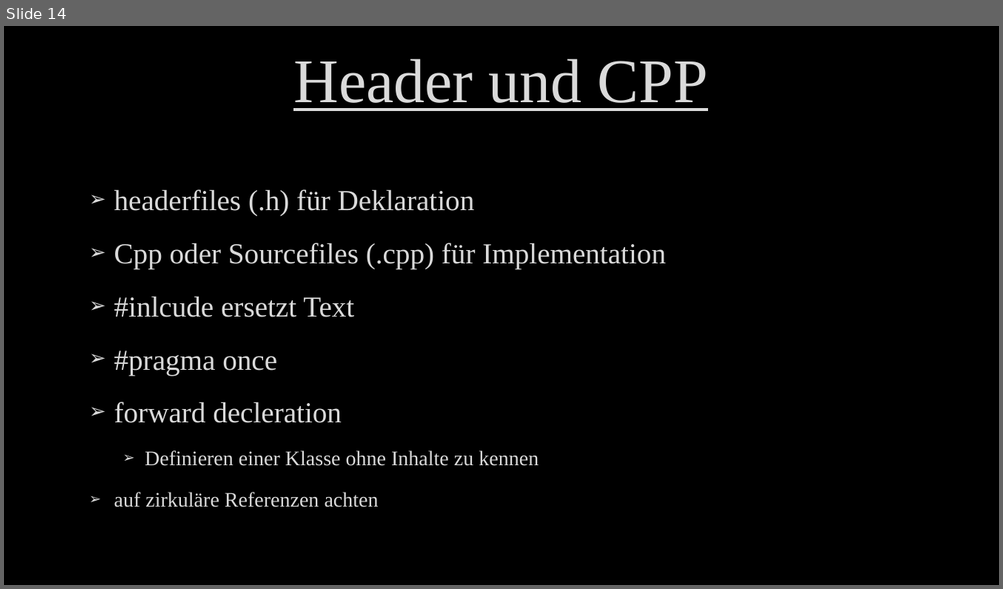
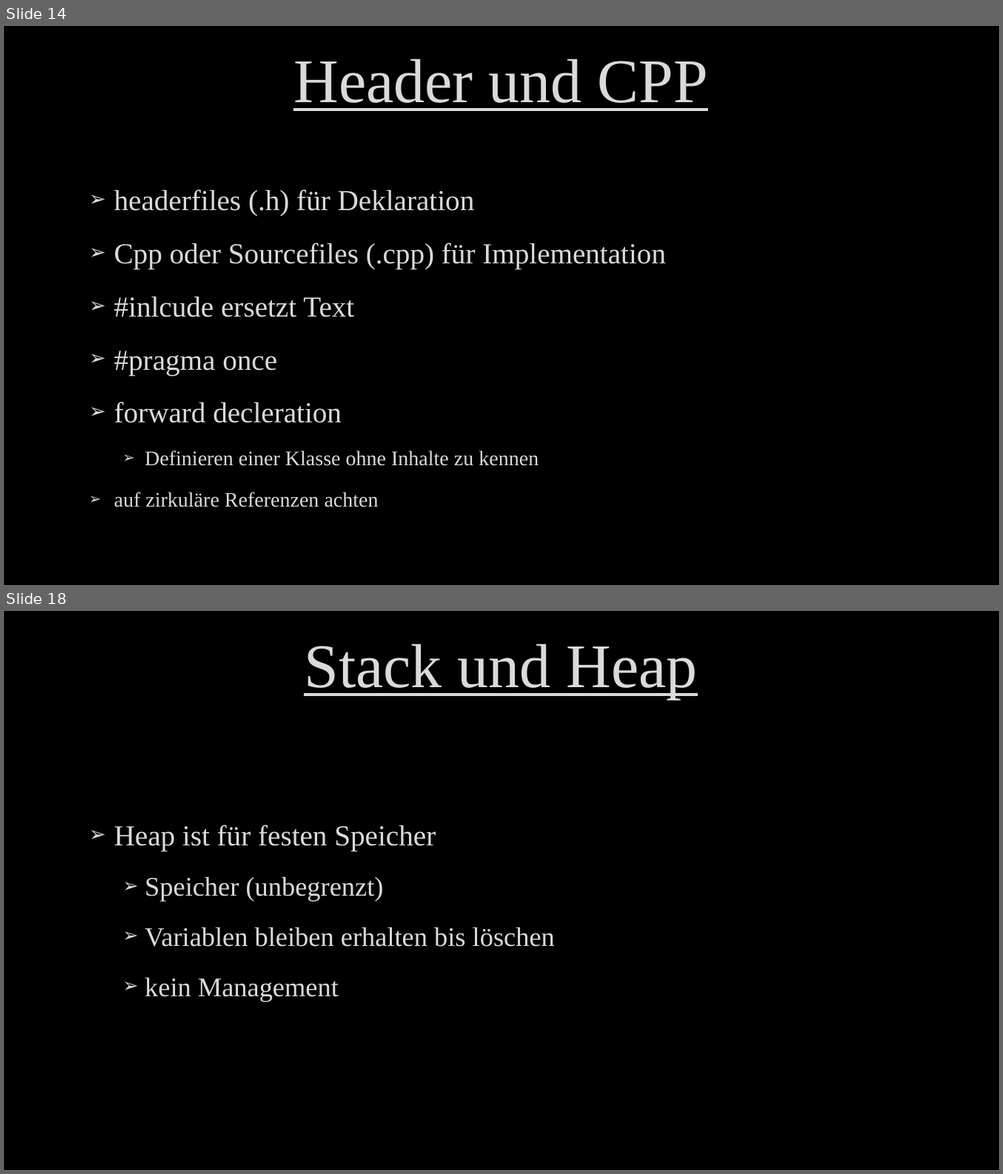
Before and after one commit to M2vH/GPA4300_0318, a slide deck: Document/Programmieren Grundlagen 2.pptx. Shown one above the other, each under a label of ours: slide 14 before the commit, slides 14 and 18 after it; the slides between them are not shown. The pictures are 1003x589 and 1003x1174 pixels, drawn with LibreOffice and Linux fonts; fonts in the diff are those of the drawing; background and template pictures are left out. Boxes give left, top, right and bottom in pixels: in the first picture for what was removed or moved away, otherwise in the second. Text is boxed around its words. In the diff, an @@ line names an element or a change of style, - is before the commit and + after.

```diff
--- a/Document/Programmieren Grundlagen 2.pptx
+++ b/Document/Programmieren Grundlagen 2.pptx
@@ slide 18 added at bbox=[4, 611, 999, 1170], background picture (left out) @@
@@ title added at bbox=[304, 644, 697, 699], 60 pt, text #DADADA, underline @@
+Stack und Heap
@@ text added at bbox=[114, 825, 555, 1002], 26 pt, text #DADADA @@
+➢ Heap ist für festen Speicher
+  ➢ Speicher (unbegrenzt)
+  ➢ Variablen bleiben erhalten bis löschen
+  ➢ kein Management
```
Also in this commit, not shown: 7 other slides added, 20 other files.
